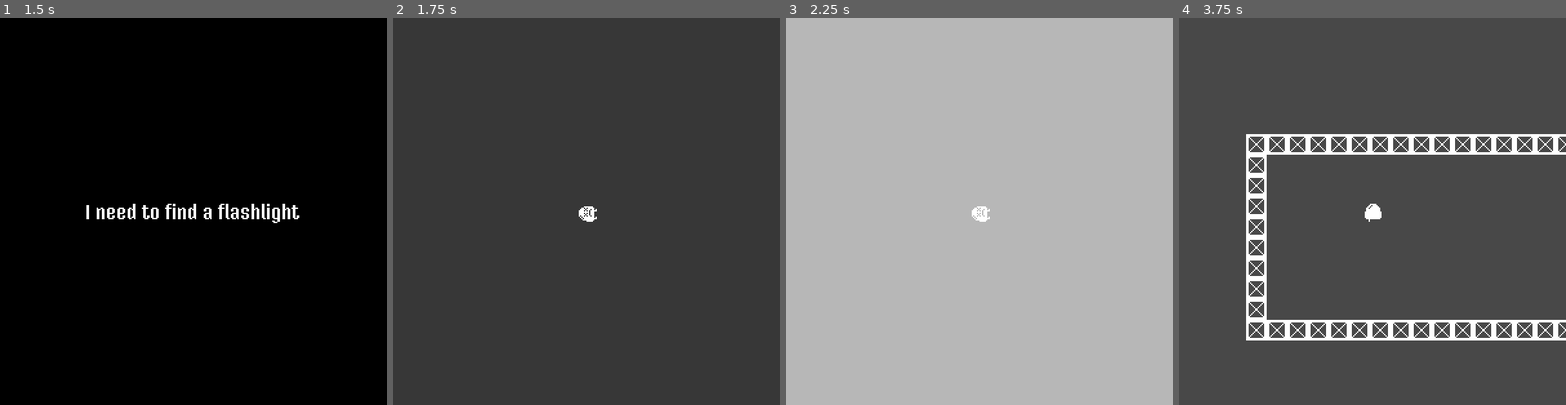
Above: before the commit, frames 1-4 (left to right).
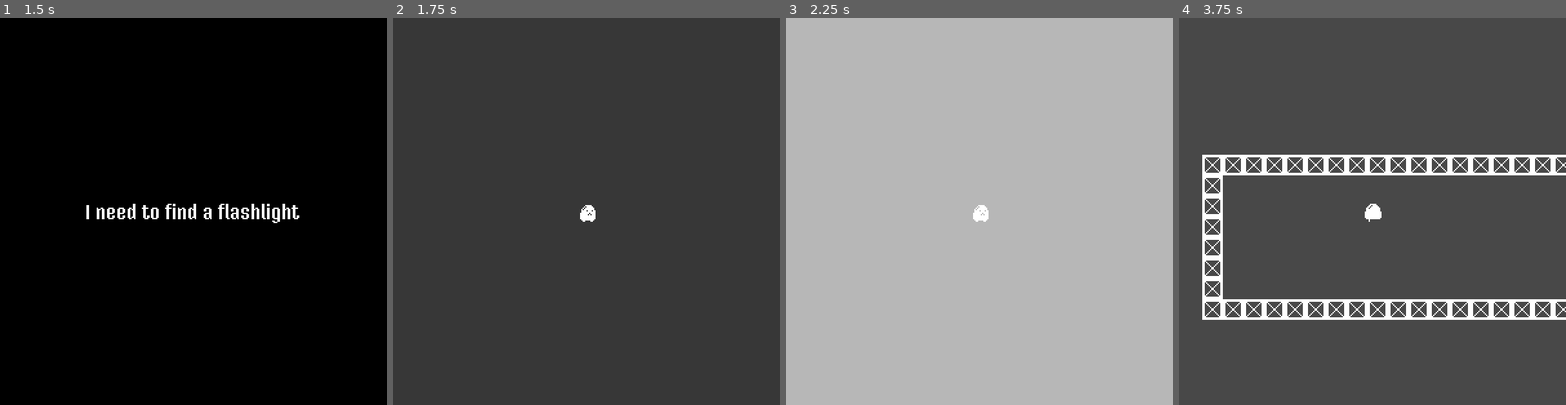
Above: after the commit, the same moments.

Repository: theowiik/PITCH-BLACK
Game: Godot game, scene res://scenes/Menu.tscn
Same seed, same stepped clock (60 frames per second), same inputs: the game is played once before the commit and once after it.
Inputs (mouse positions are in pixels of both pictures, inside the frame that each line leads up to):
- Up to frame 1 (1.5 s): click "Play" at 0.5 s; move the mouse to (278, 192) at 1.27 s; hold D (right) from 1.28 s (still down); right-click (278, 192) at 1.35 s
- Up to frame 2 (1.75 s): keep holding D (right)
- Up to frame 3 (2.25 s): move the mouse to (902, 230) at 2.02 s; release D (right) at 2.03 s; hold S (down) from 2.03 s (still down); click (902, 230) at 2.1 s
- Up to frame 4 (3.75 s): tap Enter at 2.75 s; move the mouse to (1411, 126) at 2.77 s; release S (down) at 2.78 s; hold D (right) 2.78-3.53 s; right-click (1411, 126) at 2.85 s; move the mouse to (1353, 288) at 3.52 s; hold W (up) from 3.53 s (still down); click (1353, 288) at 3.6 s

Frame 1 is identical in both runs. In frame 2, less than 0.1% of the frame differs, in the area x 48-53%, y 48-53%; in frame 3, less than 0.1%; in frame 4, 12%, in the area x 6-100%, y 30-84%.

Commit message:
add end screen

Diff:
--- /dev/null
+++ b/scenes/EndScreen.tscn
@@ -0,0 +1,30 @@
+[gd_scene load_steps=2 format=2]
+
+[ext_resource path="res://assets/fonts/MP16REG.tres" type="DynamicFont" id=1]
+
+[node name="EndScreen" type="Control"]
+anchor_right = 1.0
+anchor_bottom = 1.0
+__meta__ = {
+"_edit_use_anchors_": false
+}
+
+[node name="ColorRect" type="ColorRect" parent="."]
+anchor_right = 1.0
+anchor_bottom = 1.0
+
+[node name="CenterContainer" type="CenterContainer" parent="."]
+anchor_right = 1.0
+anchor_bottom = 1.0
+
+[node name="Label" type="Label" parent="CenterContainer"]
+margin_left = 95.0
+margin_top = 140.0
+margin_right = 205.0
+margin_bottom = 160.0
+custom_fonts/font = ExtResource( 1 )
+custom_colors/font_color = Color( 0, 0, 0, 1 )
+text = "by theowiik.com"
+__meta__ = {
+"_edit_use_anchors_": false
+}
--- /dev/null
+++ b/scenes/FakeEnemy.tscn
@@ -0,0 +1,9 @@
+[gd_scene load_steps=2 format=2]
+
+[ext_resource path="res://assets/enemy.png" type="Texture" id=1]
+
+[node name="FakeEnemy" type="Sprite"]
+texture = ExtResource( 1 )
+vframes = 3
+hframes = 5
+frame = 10
--- /dev/null
+++ b/scenes/Flashlight.tscn
@@ -0,0 +1,44 @@
+[gd_scene load_steps=5 format=2]
+
+[ext_resource path="res://assets/flashlight.png" type="Texture" id=1]
+[ext_resource path="res://scripts/Flashlight.gd" type="Script" id=2]
+
+[sub_resource type="Animation" id=1]
+resource_name = "off"
+tracks/0/type = "value"
+tracks/0/path = NodePath(".:frame")
+tracks/0/interp = 1
+tracks/0/loop_wrap = true
+tracks/0/imported = false
+tracks/0/enabled = true
+tracks/0/keys = {
+"times": PoolRealArray( 0 ),
+"transitions": PoolRealArray( 1 ),
+"update": 1,
+"values": [ 0 ]
+}
+
+[sub_resource type="Animation" id=2]
+resource_name = "on"
+tracks/0/type = "value"
+tracks/0/path = NodePath(".:frame")
+tracks/0/interp = 1
+tracks/0/loop_wrap = true
+tracks/0/imported = false
+tracks/0/enabled = true
+tracks/0/keys = {
+"times": PoolRealArray( 0 ),
+"transitions": PoolRealArray( 1 ),
+"update": 1,
+"values": [ 1 ]
+}
+
+[node name="Flashlight" type="Sprite"]
+texture = ExtResource( 1 )
+hframes = 2
+script = ExtResource( 2 )
+
+[node name="AnimationPlayer" type="AnimationPlayer" parent="."]
+autoplay = "off"
+anims/off = SubResource( 1 )
+anims/on = SubResource( 2 )
--- a/scenes/actors/Player.tscn
+++ b/scenes/actors/Player.tscn
@@ -7,4 +7,10 @@
 collision_mask = 18
 
 [node name="Sprite" parent="." index="0"]
-frame = 10
+frame = 0
+
+[node name="AnimationPlayer" parent="." index="2"]
+autoplay = "idle"
+
+[node name="FlashlightHolder" type="Position2D" parent="." index="7"]
+position = Vector2( 14.6926, 1.85114 )
--- a/scenes/levels/Ending.tscn
+++ b/scenes/levels/Ending.tscn
@@ -1,11 +1,13 @@
-[gd_scene load_steps=5 format=2]
+[gd_scene load_steps=7 format=2]
 
 [ext_resource path="res://scenes/levels/LevelTemplate.tscn" type="PackedScene" id=1]
 [ext_resource path="res://scripts/Ending.gd" type="Script" id=2]
-[ext_resource path="res://assets/16x16.png" type="Texture" id=3]
+[ext_resource path="res://assets/flashlight.png" type="Texture" id=3]
+[ext_resource path="res://assets/sfx/spook.wav" type="AudioStream" id=4]
+[ext_resource path="res://assets/sfx/pickup.wav" type="AudioStream" id=5]
 
 [sub_resource type="RectangleShape2D" id=1]
-extents = Vector2( 8, 8 )
+extents = Vector2( 6.24762, 4.48188 )
 
 [node name="Ending" instance=ExtResource( 1 )]
 script = ExtResource( 2 )
@@ -13,12 +15,106 @@
 [node name="TileMap" parent="Navigation2D" index="0"]
 tile_data = PoolIntArray( -983002, 0, 0, -983001, 0, 0, -983000, 0, 0, -982999, 0, 0, -982998, 0, 0, -982997, 0, 0, -98 …(2650 unchanged characters)…
 
+[node name="Teleporter" parent="." index="2"]
+position = Vector2( 1520.78, -533.282 )
+
 [node name="Flashlight" type="Sprite" parent="." index="3"]
 position = Vector2( 801.802, 0 )
 texture = ExtResource( 3 )
+hframes = 2
 
 [node name="FlashlightPickupArea" type="Area2D" parent="Flashlight" index="0"]
 
 [node name="CollisionShape2D" type="CollisionShape2D" parent="Flashlight/FlashlightPickupArea" index="0"]
+position = Vector2( -1.98883, -0.628046 )
 shape = SubResource( 1 )
+
+[node name="HiddenEnemies" type="Node" parent="." index="4"]
+
+[node name="Position2D" type="Position2D" parent="HiddenEnemies" index="0"]
+position = Vector2( 760.143, -40.2692 )
+
+[node name="Position2D2" type="Position2D" parent="HiddenEnemies" index="1"]
+position = Vector2( 792.574, -41.1958 )
+
+[node name="Position2D3" type="Position2D" parent="HiddenEnemies" index="2"]
+position = Vector2( 827.321, -41.6591 )
+
+[node name="Position2D4" type="Position2D" parent="HiddenEnemies" index="3"]
+position = Vector2( 852.339, -37.9527 )
+
+[node name="Position2D5" type="Position2D" parent="HiddenEnemies" index="4"]
+position = Vector2( 851.875, -15.7147 )
+
+[node name="Position2D6" type="Position2D" parent="HiddenEnemies" index="5"]
+position = Vector2( 851.412, 8.83979 )
+
+[node name="Position2D7" type="Position2D" parent="HiddenEnemies" index="6"]
+position = Vector2( 827.321, 34.7842 )
+
+[node name="Position2D8" type="Position2D" parent="HiddenEnemies" index="7"]
+position = Vector2( 850.022, 36.174 )
+
+[node name="Position2D9" type="Position2D" parent="HiddenEnemies" index="8"]
+position = Vector2( 802.303, 34.3209 )
+
+[node name="Position2D10" type="Position2D" parent="HiddenEnemies" index="9"]
+position = Vector2( 772.189, 35.2474 )
+
+[node name="Position2D11" type="Position2D" parent="HiddenEnemies" index="10"]
+position = Vector2( 751.341, 32.931 )
+
+[node name="Position2D12" type="Position2D" parent="HiddenEnemies" index="11"]
+position = Vector2( 751.341, 8.83981 )
+
+[node name="Position2D13" type="Position2D" parent="HiddenEnemies" index="12"]
+position = Vector2( 751.341, -15.7147 )
+
+[node name="Position2D14" type="Position2D" parent="HiddenEnemies" index="13"]
+position = Vector2( 778.212, -61.5806 )
+
+[node name="Position2D15" type="Position2D" parent="HiddenEnemies" index="14"]
+position = Vector2( 812.032, -62.0439 )
+
+[node name="Position2D16" type="Position2D" parent="HiddenEnemies" index="15"]
+position = Vector2( 856.971, -64.3604 )
+
+[node name="Position2D17" type="Position2D" parent="HiddenEnemies" index="16"]
+position = Vector2( 880.599, -28.6869 )
+
+[node name="Position2D18" type="Position2D" parent="HiddenEnemies" index="17"]
+position = Vector2( 880.136, 7.91322 )
+
+[node name="Position2D19" type="Position2D" parent="HiddenEnemies" index="18"]
+position = Vector2( 882.452, 42.1968 )
+
+[node name="Position2D20" type="Position2D" parent="HiddenEnemies" index="19"]
+position = Vector2( 856.045, 67.2146 )
+
+[node name="Position2D21" type="Position2D" parent="HiddenEnemies" index="20"]
+position = Vector2( 824.541, 69.5311 )
+
+[node name="Position2D22" type="Position2D" parent="HiddenEnemies" index="21"]
+position = Vector2( 787.477, 70.4577 )
+
+[node name="Position2D23" type="Position2D" parent="HiddenEnemies" index="22"]
+position = Vector2( 749.024, 66.7513 )
+
+[node name="Position2D24" type="Position2D" parent="HiddenEnemies" index="23"]
+position = Vector2( 722.153, 44.05 )
+
+[node name="Position2D25" type="Position2D" parent="HiddenEnemies" index="24"]
+position = Vector2( 719.837, 5.13348 )
+
+[node name="Position2D26" type="Position2D" parent="HiddenEnemies" index="25"]
+position = Vector2( 719.837, -25.4438 )
+
+[node name="Position2D27" type="Position2D" parent="HiddenEnemies" index="26"]
+position = Vector2( 734.662, -54.6312 )
+
+[node name="SpookPlayer" type="AudioStreamPlayer" parent="." index="5"]
+stream = ExtResource( 4 )
+
+[node name="PickupPlayer" type="AudioStreamPlayer" parent="." index="6"]
+stream = ExtResource( 5 )
 [connection signal="body_entered" from="Flashlight/FlashlightPickupArea" to="." method="_on_FlashlightPickupArea_body_entered"]
--- a/scripts/Ending.gd
+++ b/scripts/Ending.gd
@@ -2,3 +2,20 @@
 
 func _on_FlashlightPickupArea_body_entered(body):
 	$Flashlight.queue_free()
+	$PickupPlayer.play()
+	get_parent().get_parent().flashlight_picked_up()
+
+	yield(get_tree().create_timer(3), "timeout")
+
+	get_parent().get_parent().turn_on_flashlight()
+
+	$SpookPlayer.play()
+	var fake_enemy_scene: PackedScene = load("res://scenes/FakeEnemy.tscn")
+	for pos in $HiddenEnemies.get_children():
+		var instance: Sprite = fake_enemy_scene.instance()
+		add_child(instance)
+		instance.global_position = pos.global_position
+
+	yield(get_tree().create_timer(2), "timeout")
+
+	get_parent().get_parent().end_screen()
--- /dev/null
+++ b/scripts/Flashlight.gd
@@ -0,0 +1,4 @@
+extends Sprite
+
+func on() -> void:
+	$AnimationPlayer.play("on")
--- a/scripts/Game.gd
+++ b/scripts/Game.gd
@@ -3,20 +3,31 @@
 signal cutscene_finished
 
 const rocket: PackedScene = preload("res://scenes/Rocket.tscn")
-onready var player: Actor = get_node("Player")
+onready var player: Player = get_node("Player")
 onready var camera: Camera2D = get_node("Camera")
 onready var cutscene: Cutscene = get_node("Cutscene")
 onready var hud: HUD = $HUD
 
 var current_level: int = 0
 var levels = [
-	"res://scenes/levels/Level0.tscn",
-	"res://scenes/levels/Level1.tscn",
-	"res://scenes/levels/Level2.tscn",
-	"res://scenes/levels/Level3.tscn",
-	"res://scenes/levels/Level4.tscn",
+	#"res://scenes/levels/Level0.tscn",
+	#"res://scenes/levels/Level1.tscn",
+	#"res://scenes/levels/Level2.tscn",
+	#"res://scenes/levels/Level3.tscn",
+	#"res://scenes/levels/Level4.tscn",
 	"res://scenes/levels/Ending.tscn"
 ]
+
+func end_screen() -> void:
+	get_tree().change_scene("res://scenes/EndScreen.tscn")
+
+func turn_on_flashlight() -> void:
+	player.turn_on_flashlight()
+
+func flashlight_picked_up() -> void:
+	player.controlling = false
+	$Music.stop()
+	player.equip_flashlight()
 
 func _ready() -> void:
 	randomize()
@@ -142,16 +153,7 @@
 
 func next_room() -> void:
 	current_level += 1
-
-	var finished = current_level >= levels.size()
-
-	if finished:
-		end_screen()
-	else:
-		reset_room()
-
-func end_screen() -> void:
-	$Cutscene.visible = true
+	reset_room()
 
 func on_shoot(projectile: Projectile) -> void:
 	add_child(projectile)
--- a/scripts/Player.gd
+++ b/scripts/Player.gd
@@ -30,6 +30,9 @@
 
 	return vec.normalized()
 
+func turn_on_flashlight() -> void:
+	$FlashlightHolder/Flashlight.on()
+
 func play_if_moving(vector: Vector2) -> void:
 	if vector.length() <= 0: return
 
@@ -38,6 +41,10 @@
 		$WalkPlayer.pitch_scale = pitch
 		$WalkPlayer.play()
 		$DelayBetweenWalks.start()
+
+func equip_flashlight() -> void:
+	var flashlight = load("res://scenes/Flashlight.tscn")
+	$FlashlightHolder.add_child(flashlight.instance())
 
 func _physics_process(_delta: float) -> void:
 	if not controlling: return
Binary file added: assets/flashlight.png
Not shown, added: assets/flashlight.png.import
Not shown, added: assets/sfx/pickup.wav.import
Not shown, added: assets/sfx/spook.wav.import
Not shown, added: assets/pyxel/flashlight.pyxel
Not shown, added: assets/sfx/pickup.wav
Not shown, added: assets/sfx/spook.wav
